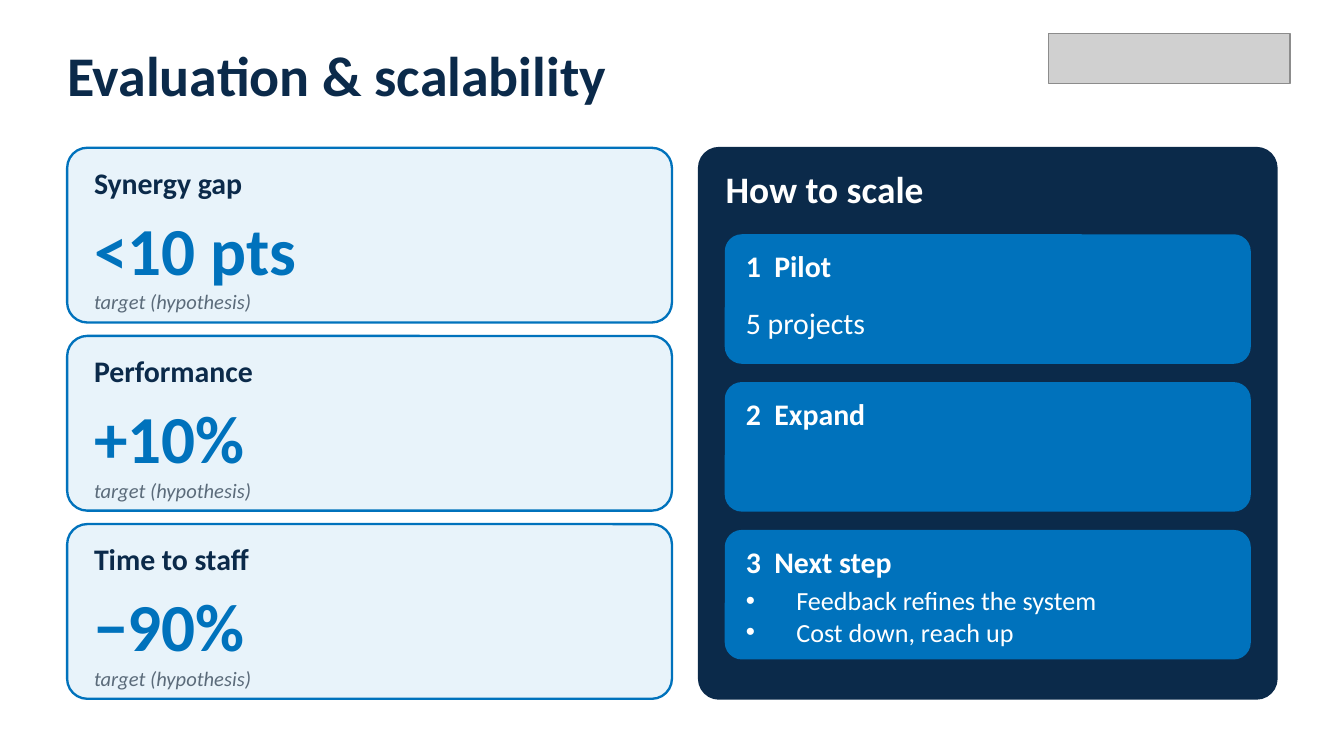
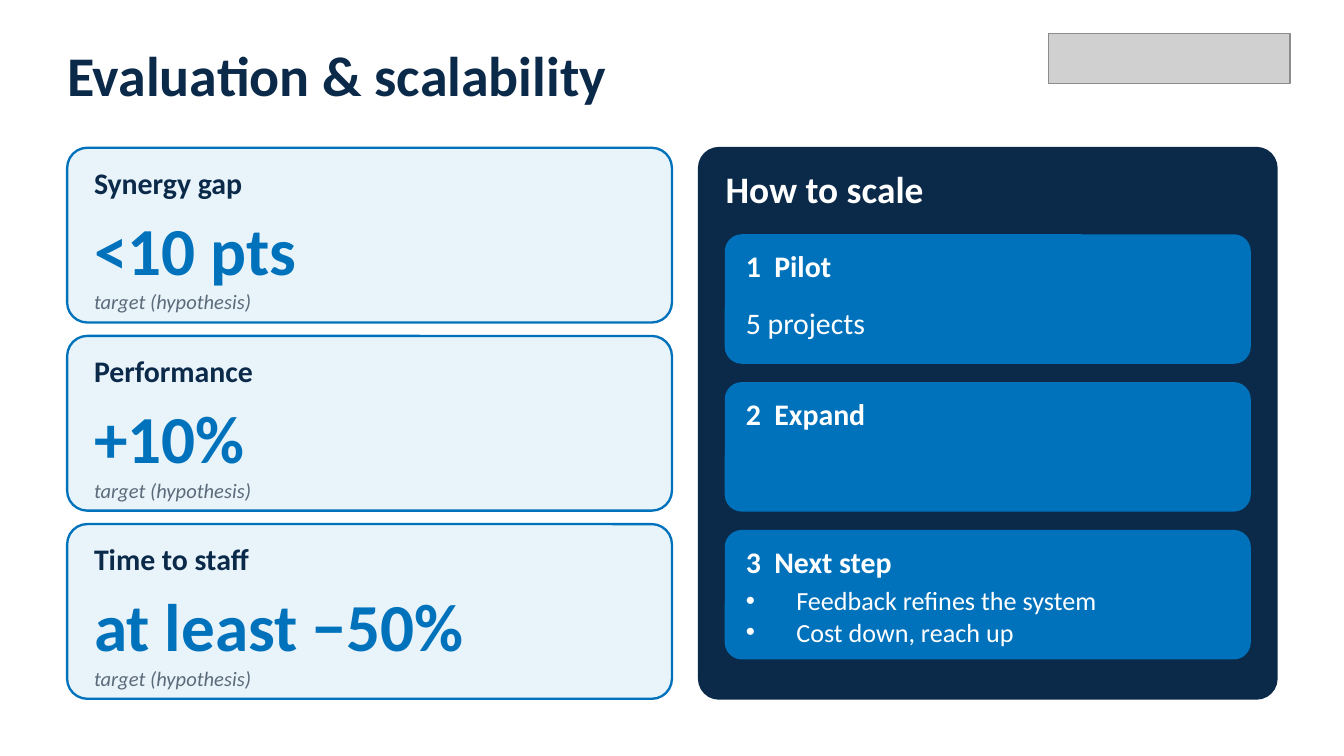
Before and after one commit to igagmol/hackaton-saturday, a slide deck: slide 5 of pitch/NTTDATA_pitch_deck.pptx. Drawn at 1344x756 pixels with LibreOffice and Linux fonts; fonts in the diff are those of the drawing; grey boxes stand for pictures. Boxes give left, top, right and bottom in pixels: in the first picture for what was removed or moved away, otherwise in the second. Text is boxed around its words. In the diff, an @@ line names an element or a change of style, - is before the commit and + after.

```diff
--- a/pitch/NTTDATA_pitch_deck.pptx
+++ b/pitch/NTTDATA_pitch_deck.pptx
@@ text at <box>94,604,463,652</box>: text changed @@
-−90%
+at least −50%
```
Also in this commit, not shown: 1 other slide changed, 3 other files.
